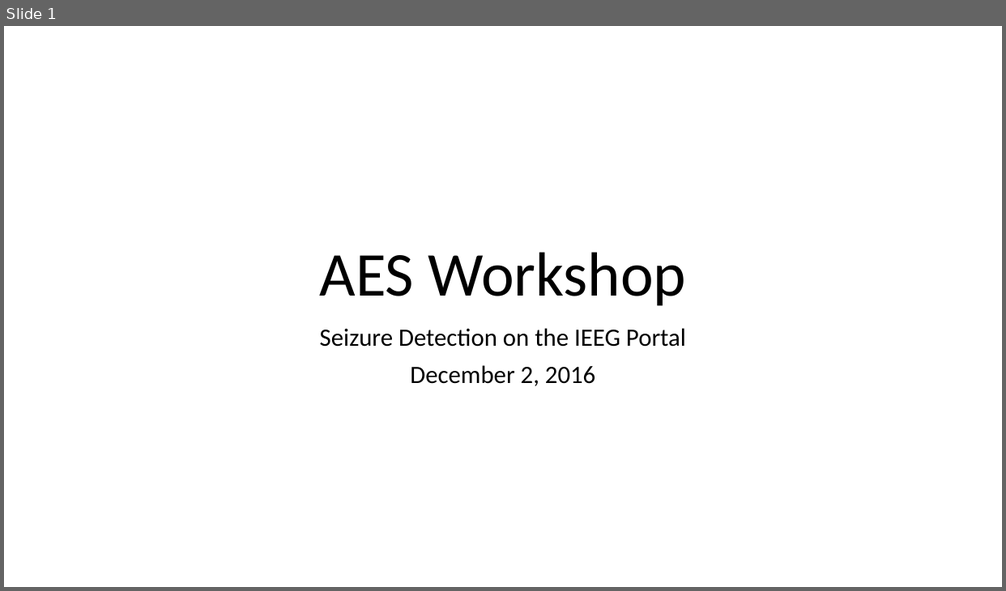
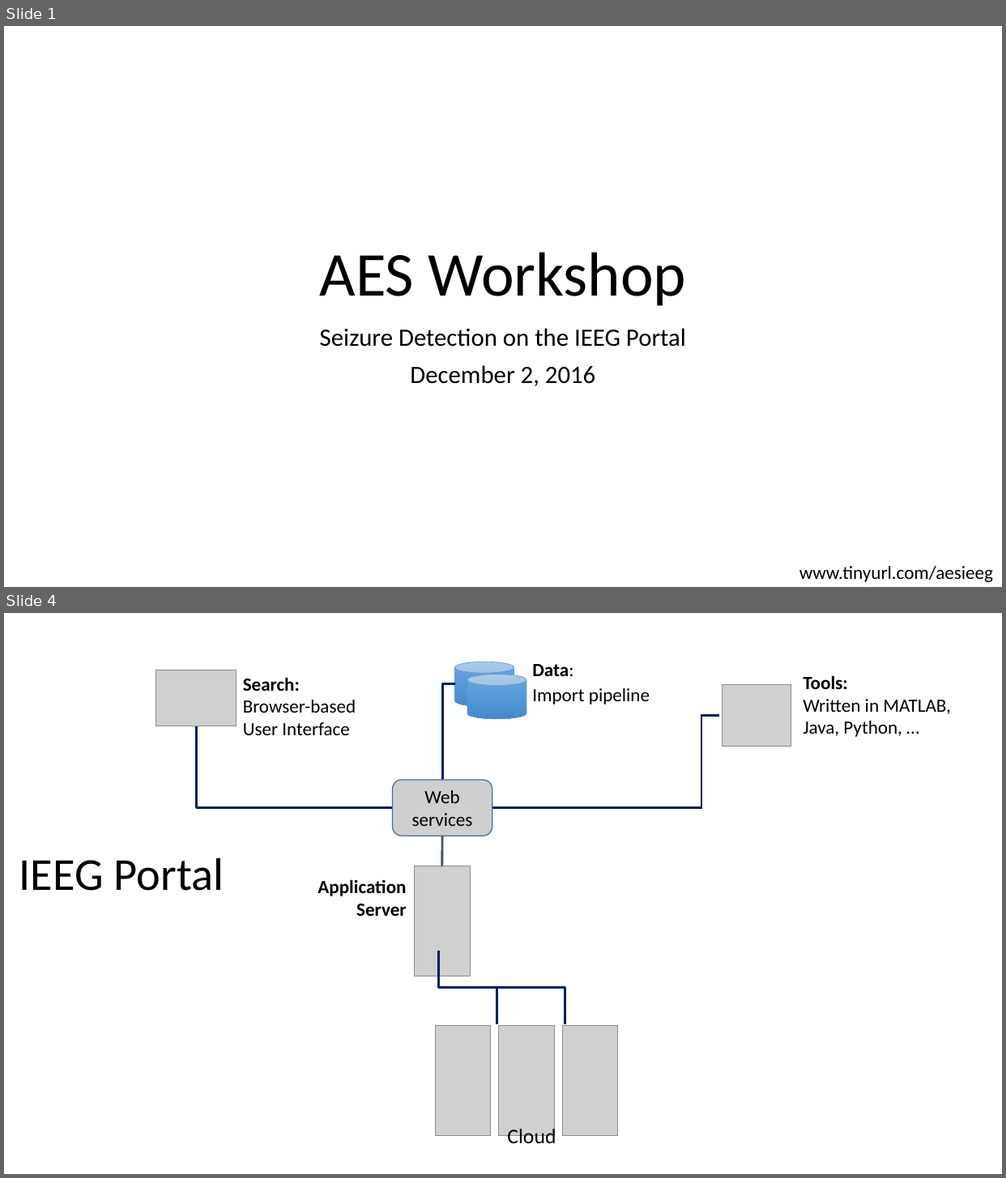
Before and after one commit to hoameng/AES2016WorkshopMaterials, a slide deck: Introduction.pptx. Shown one above the other, each under a label of ours: slide 1 before the commit, slides 1 and 4 after it; the slides between them are not shown. The pictures are 1006x591 and 1006x1178 pixels, drawn with LibreOffice and Linux fonts; fonts in the diff are those of the drawing; grey boxes stand for pictures. Boxes give left, top, right and bottom in pixels: in the first picture for what was removed or moved away, otherwise in the second. Text is boxed around its words. In the diff, an @@ line names an element or a change of style, - is before the commit and + after.

```diff
--- a/Introduction.pptx
+++ b/Introduction.pptx
@@ slide 4 added at <box>4,613,1002,1174</box>, background #FFFFFF @@
@@ picture added at <box>156,670,236,726</box> @@
@@ text added at <box>243,677,356,735</box>, 18 pt, text #000000 @@
+Search:
+Browser-based
+User Interface
@@ elbow line added from (454, 684) to (443, 780), #002060 2.25 pt @@
@@ cylinder added at <box>454,662,513,707</box>, fill gradient #71A6DB to #559BDB to #448ACA, outline #5B9BD5 0.5 pt @@
@@ cylinder added at <box>467,675,526,719</box>, fill gradient #71A6DB to #559BDB to #448ACA, outline #5B9BD5 0.5 pt @@
@@ text added at <box>532,664,650,705</box>, 18 pt, text #000000 @@
+Data:
+Import pipeline
@@ picture added at <box>722,684,791,746</box> @@
@@ text added at <box>803,675,951,737</box>, 18 pt, text #000000 @@
+Tools:
+Written in MATLAB,
+Java, Python, …
@@ elbow line added from (393, 807) to (197, 726), #002060 2.25 pt @@
@@ elbow line added from (719, 716) to (490, 807), #002060 2.25 pt @@
@@ rounded rectangle added at <box>393,780,492,836</box>, fill #D0CECE, outline #43739E 1 pt, 18 pt, text #000000 @@
+Web
+services
@@ line added from (443, 836) to (442, 866), #44546A 2.25 pt @@
@@ title added at <box>19,858,224,891</box>, 44 pt, text #000000 @@
+IEEG Portal
@@ text added at <box>317,879,406,916</box>, 18 pt, text #000000, bold @@
+Application
+Server
@@ picture added at <box>414,866,470,976</box> @@
@@ elbow line added from (439, 952) to (496, 1024), #002060 2.25 pt @@
@@ elbow line added from (565, 1024) to (439, 988), #002060 2.25 pt @@
@@ picture added at <box>435,1026,491,1136</box> @@
@@ picture added at <box>499,1026,554,1136</box> @@
@@ picture added at <box>562,1026,618,1136</box> @@
@@ text added at <box>507,1127,556,1148</box>, 20 pt, text #000000 @@
+Cloud
@@ slide 1 changed as well @@
@@ text added at <box>799,566,993,582</box>, 18 pt, text #000000 @@
+www.tinyurl.com/aesieeg
```
Also in this commit, not shown: 5 other slides added, 3 slides removed.
